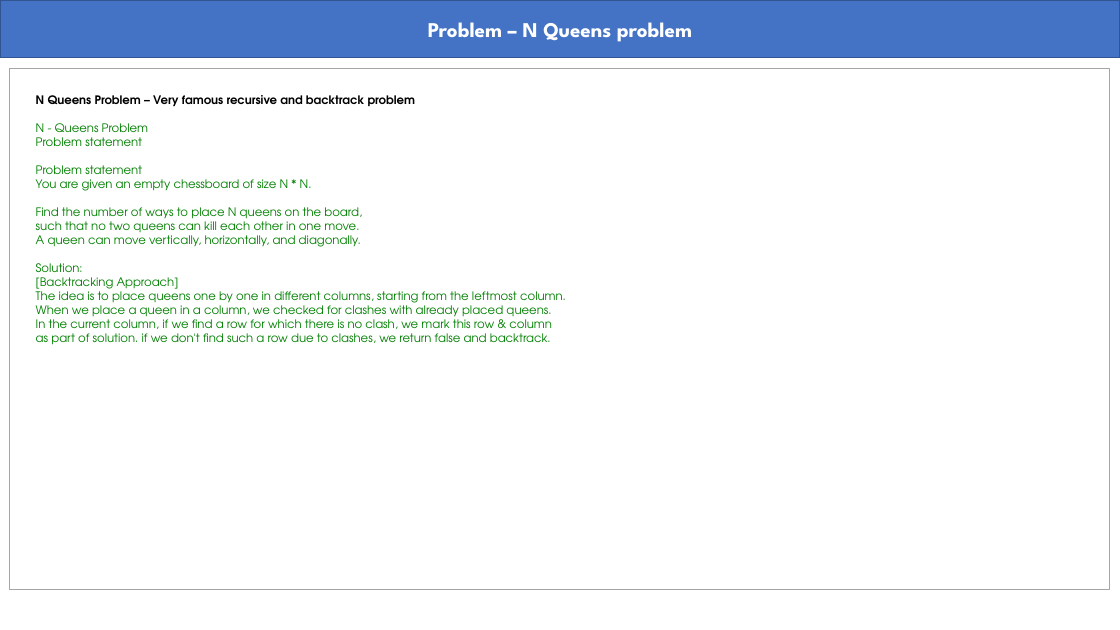
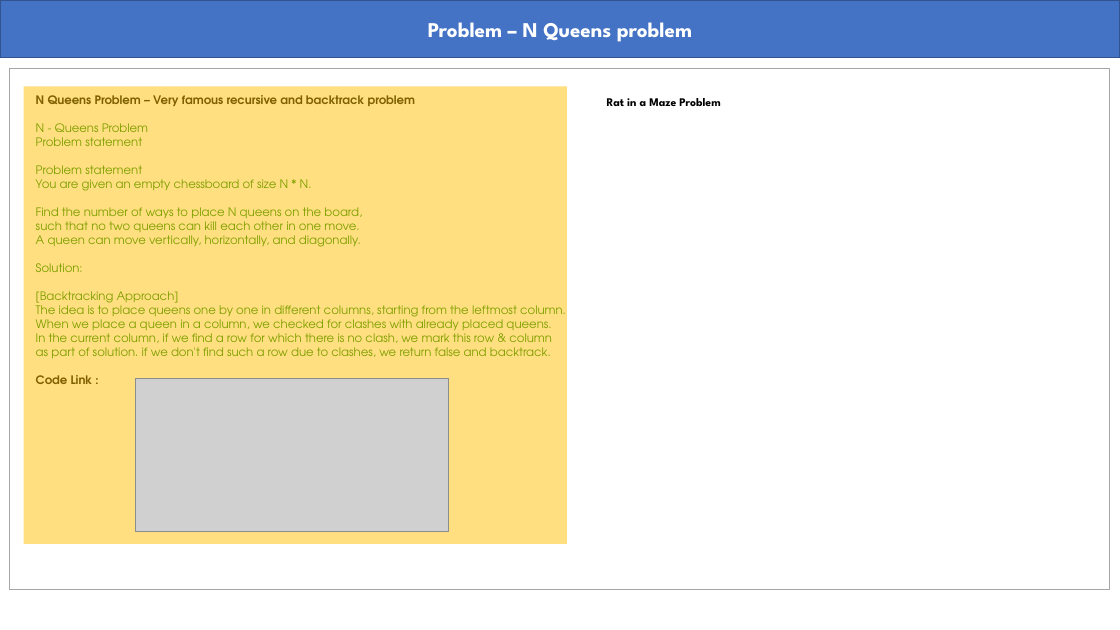
Before and after one commit to abmishra1234/4AM_Club_Coding, a slide deck: slide 4 of RecursionAndBacktracking/Recursion_Backtracking.pptx. Drawn at 1120x630 pixels with LibreOffice and Linux fonts; fonts in the diff are those of the drawing; grey boxes stand for pictures. Boxes give left, top, right and bottom in pixels: in the first picture for what was removed or moved away, otherwise in the second. Text is boxed around its words. In the diff, an @@ line names an element or a change of style, - is before the commit and + after.

```diff
--- a/RecursionAndBacktracking/Recursion_Backtracking.pptx
+++ b/RecursionAndBacktracking/Recursion_Backtracking.pptx
@@ rectangle added at (24,87,567,544), fill #FFC000 at 50% opacity @@
@@ text added at (607,98,720,106), 10 pt, text #000000, bold @@
+Rat in a Maze Problem
@@ text at (36,375,93,384): paragraph added @@
+Code Link :
@@ picture added at (136,379,449,531) @@
```
Also in this commit, not shown: 1 other file.
